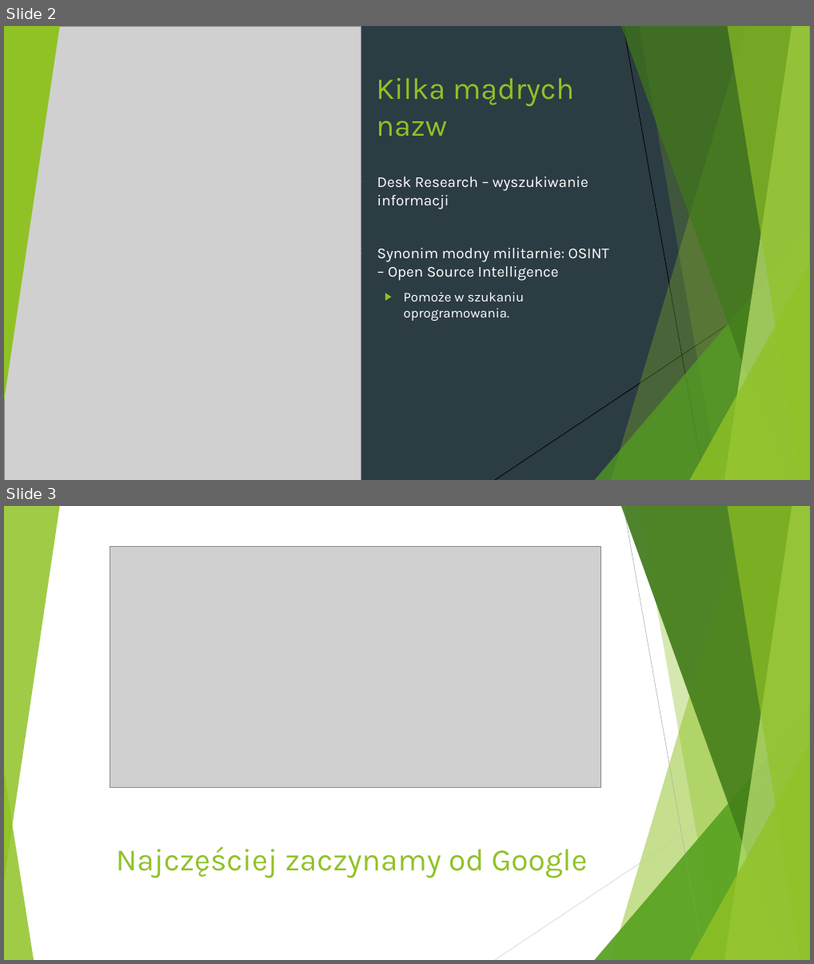
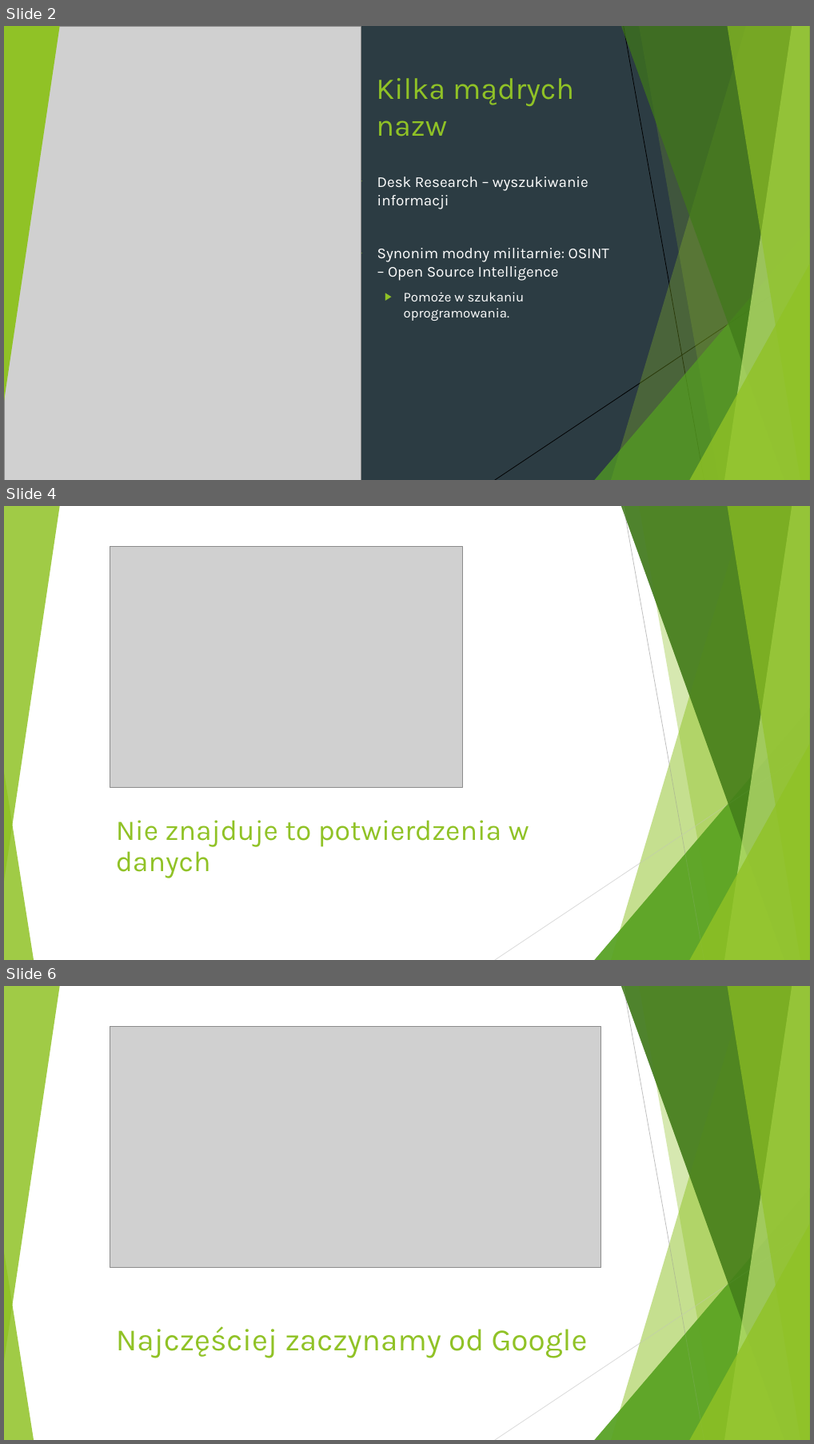
Before and after one commit to jakubrybacki/MBI, a slide deck: Zajecia 3 - Przygotowanie badania/DeskResearch.pptx. Shown one above the other, each under a label of ours: slides 2 and 3 before the commit, slides 2, 4 and 6 after it; the slides between them are not shown. The pictures are 814x964 and 814x1444 pixels, drawn with LibreOffice and Linux fonts; fonts in the diff are those of the drawing; grey boxes stand for pictures. Boxes give left, top, right and bottom in pixels: in the first picture for what was removed or moved away, otherwise in the second. Text is boxed around its words. In the diff, an @@ line names an element or a change of style, - is before the commit and + after.

```diff
--- a/Zajecia 3 - Przygotowanie badania/DeskResearch.pptx
+++ b/Zajecia 3 - Przygotowanie badania/DeskResearch.pptx
@@ slide 4 added at (4,506,810,960), background #FFFFFF; not listed: 8 template elements that a slide beside it also shows @@
@@ group added at (4,506,810,960): 5 freeform shapes, 3 triangles, 2 lines @@
@@ picture added at (110,547,463,788) @@
@@ title added at (116,820,530,878), 34 pt, text #90C226 @@
+Nie znajduje to potwierdzenia w danych
@@ what was slide 3 is now slide 6 @@
```
Also in this commit, not shown: 2 slides changed, 4 other slides added.
